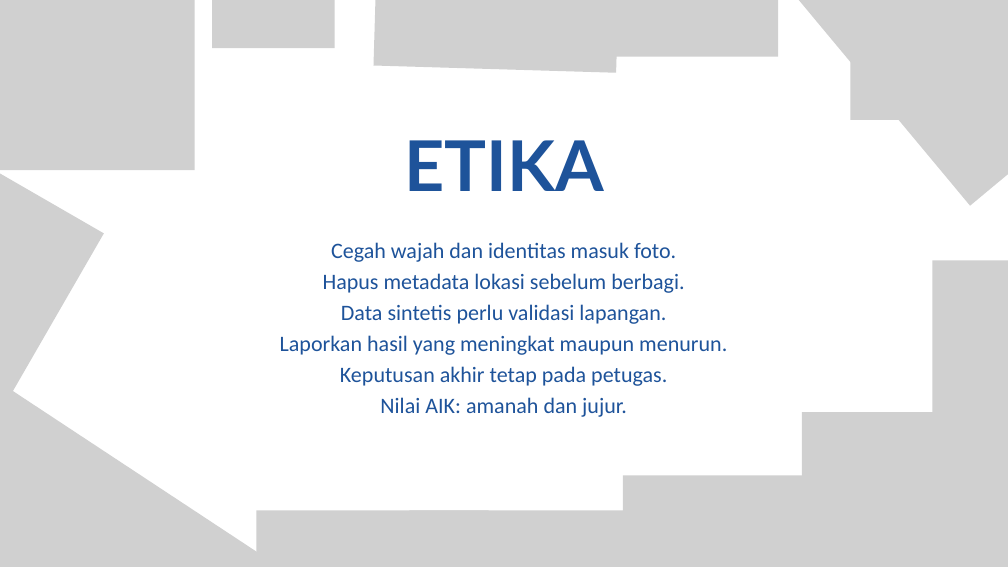
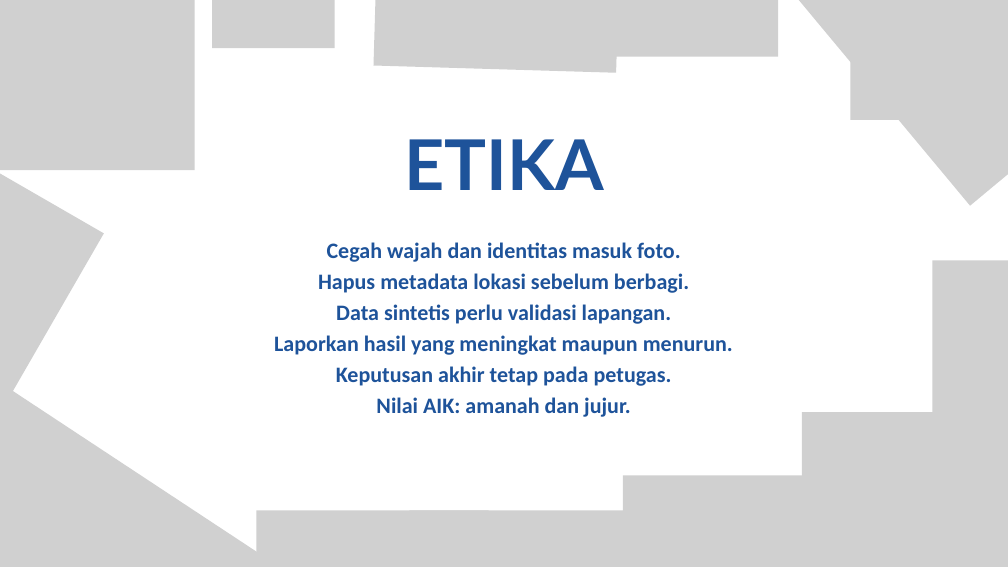
Before and after one commit to ZidaneNaufal1/simuteh-2330511034, a slide deck: slide 11 of laporan/Slide_EvalP1-4_2330511034.pptx. Drawn at 1008x567 pixels with LibreOffice and Linux fonts; fonts in the diff are those of the drawing; grey boxes stand for pictures. Boxes give left, top, right and bottom in pixels: in the first picture for what was removed or moved away, otherwise in the second. Text is boxed around its words. In the diff, an @@ line names an element or a change of style, - is before the commit and + after.

```diff
--- a/laporan/Slide_EvalP1-4_2330511034.pptx
+++ b/laporan/Slide_EvalP1-4_2330511034.pptx
@@ text "Cegah wajah dan identitas masuk ..." at (274,242,733,417): bold on @@
```
Also in this commit, not shown: 11 other slides changed, 6 other files.
